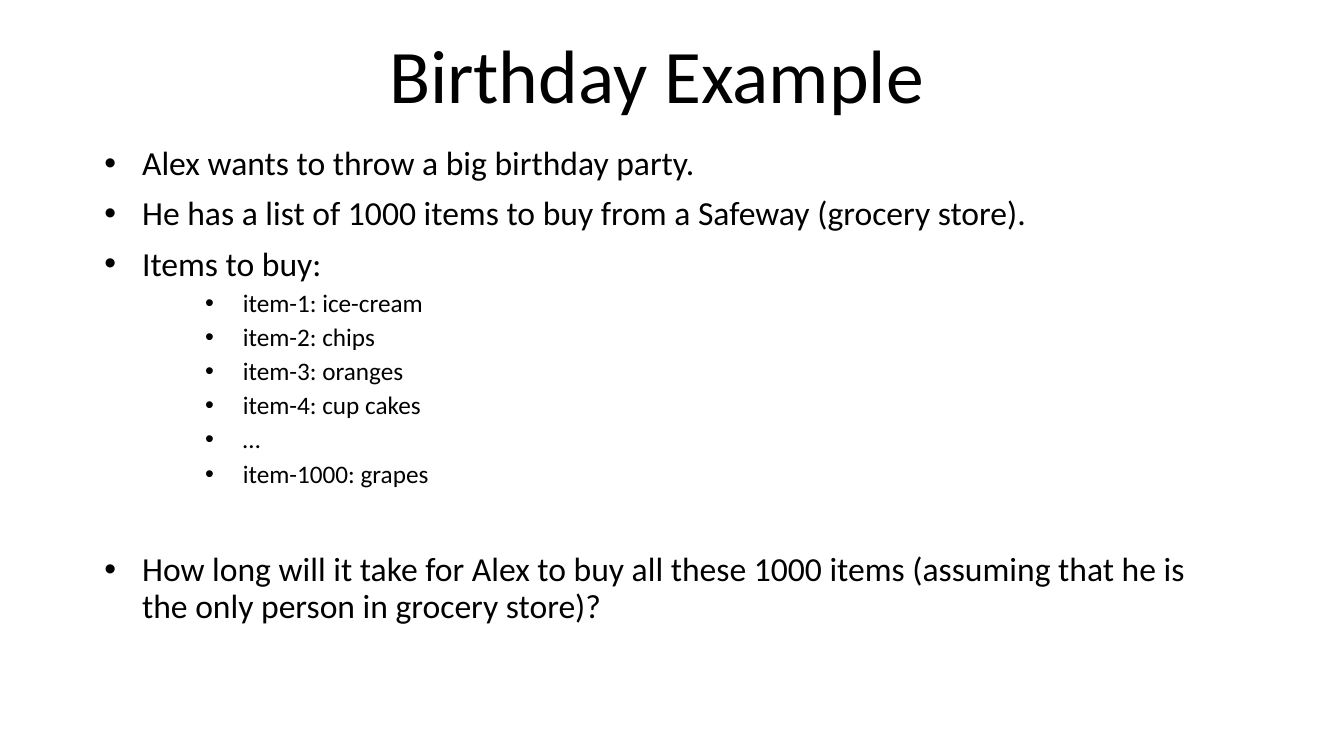
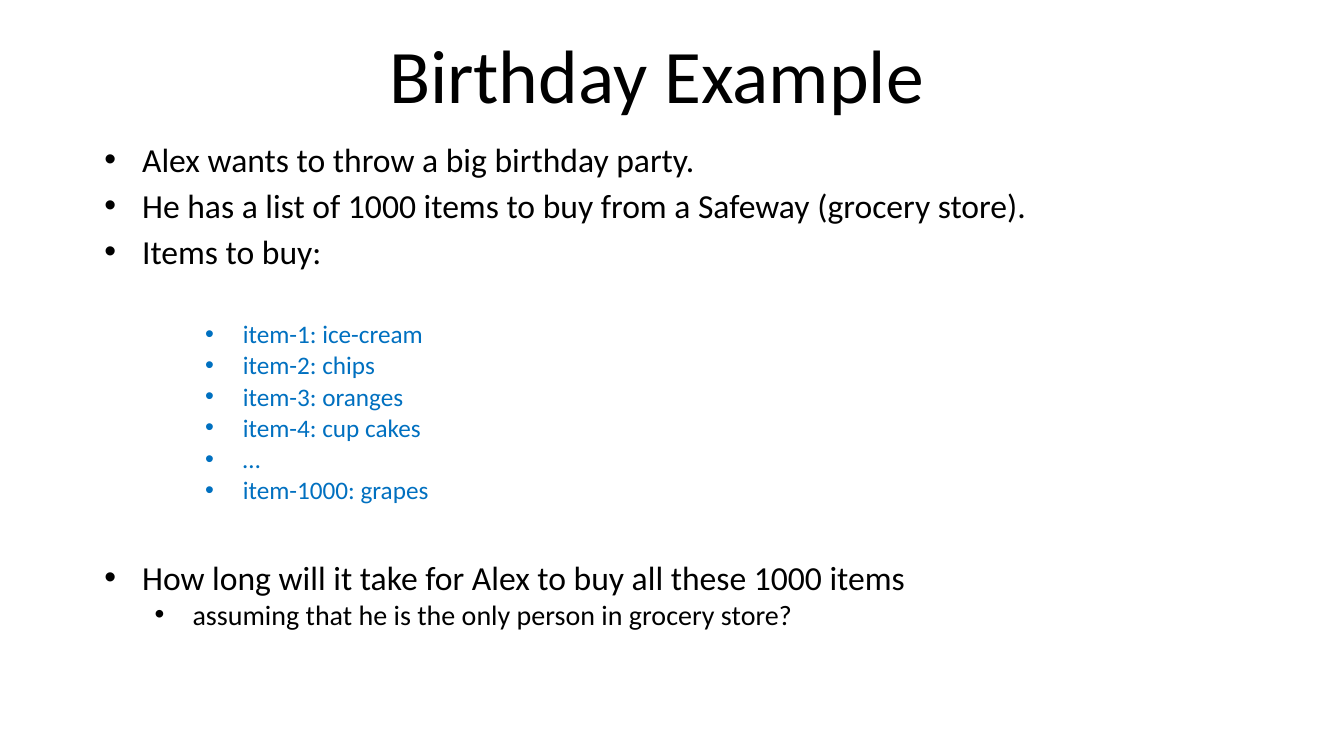
Before and after one commit to mahmoudparsian/big-data-mapreduce-course, a slide deck: slide 6 of slides/parallelism/understanding_parallelism_birthday_party.pptx. Drawn at 1344x756 pixels with LibreOffice and Linux fonts; fonts in the diff are those of the drawing. Boxes give left, top, right and bottom in pixels: in the first picture for what was removed or moved away, otherwise in the second. Text is boxed around its words. In the diff, an @@ line names an element or a change of style, - is before the commit and + after.

```diff
--- a/slides/parallelism/understanding_parallelism_birthday_party.pptx
+++ b/slides/parallelism/understanding_parallelism_birthday_party.pptx
@@ subtitle at (142,148,1026,504): text colour #000000 to #0070C0 in "item-1: ice-cream", "item-2: chips", "item-3: oranges", "item-4: cup cakes" and 2 more places; line spacing 0.9 to 0.8 @@
@@ subtitle at (142,566,905,630): text changed @@
-• How long will it take for Alex to buy all these 1000 items (assuming that he is the only person in grocery store)?
+• How long will it take for Alex to buy all these 1000 items
+  • assuming that he is the only person in grocery store?
```
Also in this commit, not shown: 2 other slides changed, 1 slide added.
